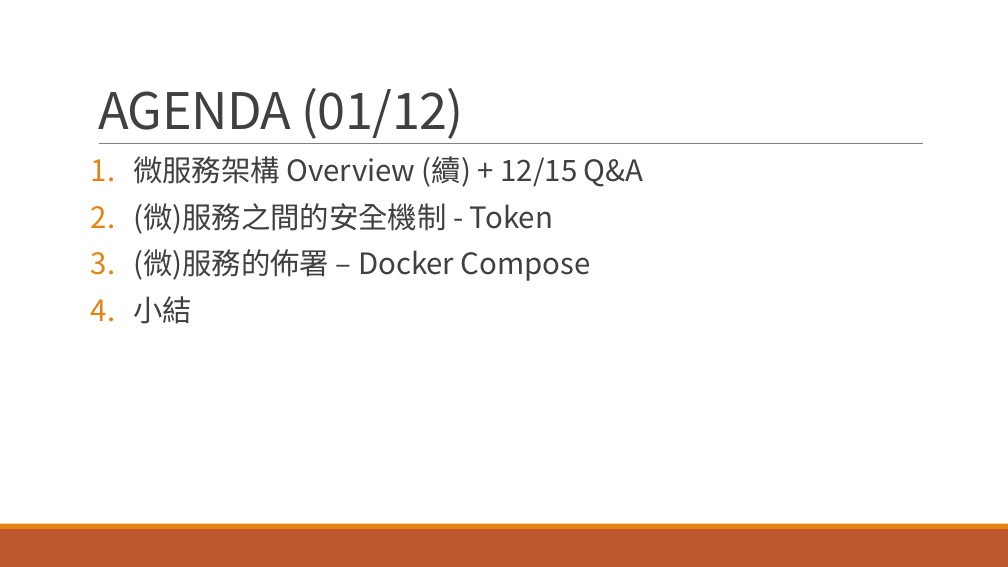
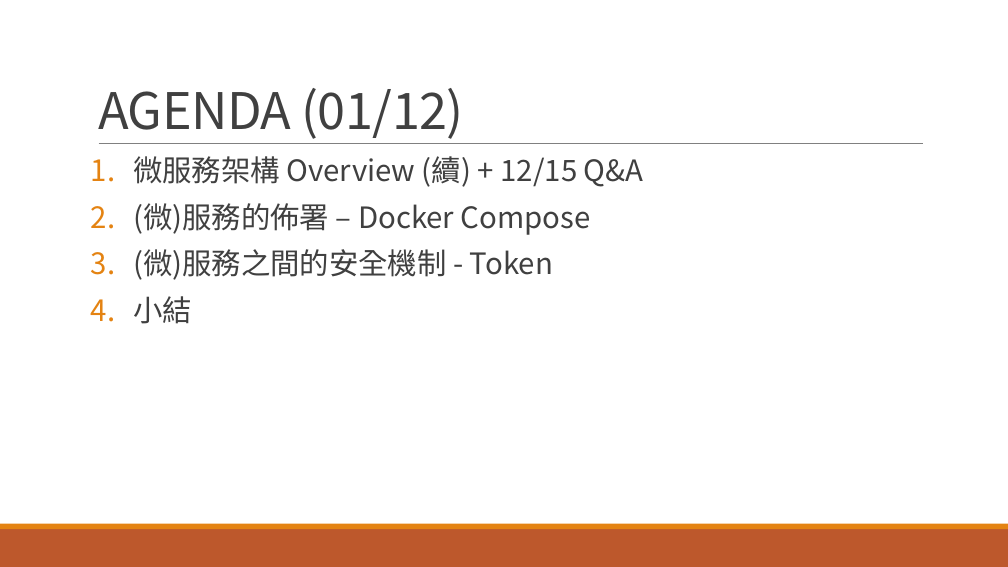
Before and after one commit to andrew0928/Course.Microservices.201612, a slide deck: slide 3 of Session3/M03.pptx. Drawn at 1008x567 pixels with LibreOffice and Linux fonts; fonts in the diff are those of the drawing. Boxes give left, top, right and bottom in pixels: in the first picture for what was removed or moved away, otherwise in the second. Text is boxed around its words. In the diff, an @@ line names an element or a change of style, - is before the commit and + after.

```diff
--- a/Session3/M03.pptx
+++ b/Session3/M03.pptx
@@ text at box(133, 203, 591, 235): paragraph added @@
+2. (微)服務的佈署 – Docker Compose
@@ text at box(133, 249, 591, 281): paragraph removed @@
-3. (微)服務的佈署 – Docker Compose
```
Also in this commit, not shown: 4 other slides changed, 4 slides added, 2 slides removed.
